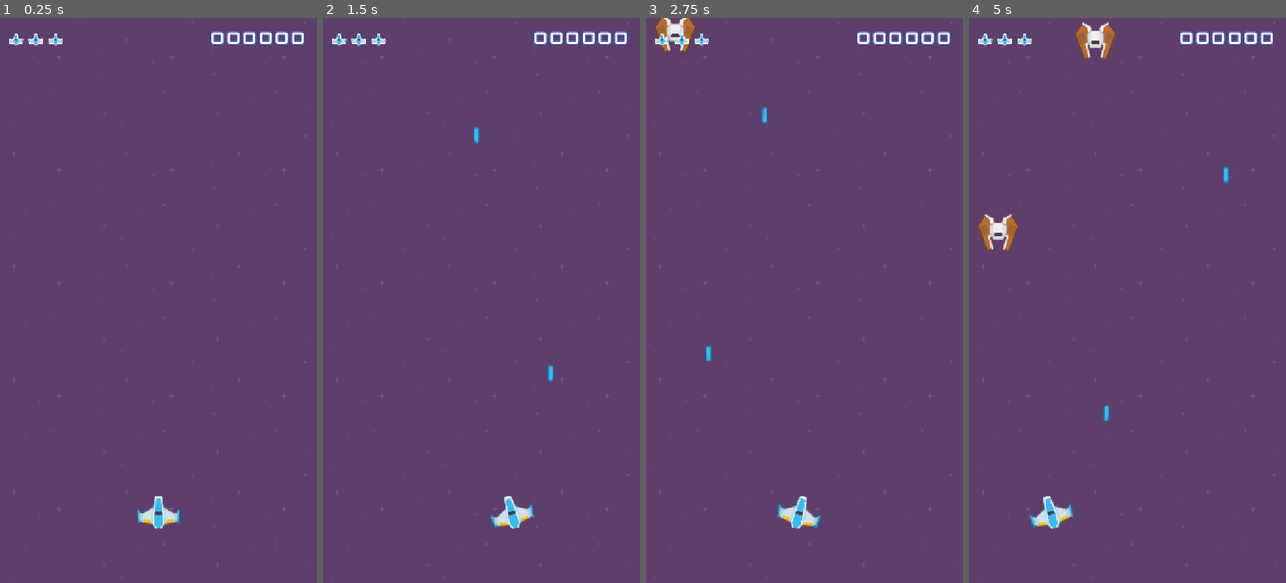
Above: before the commit, frames 1-4 (left to right).
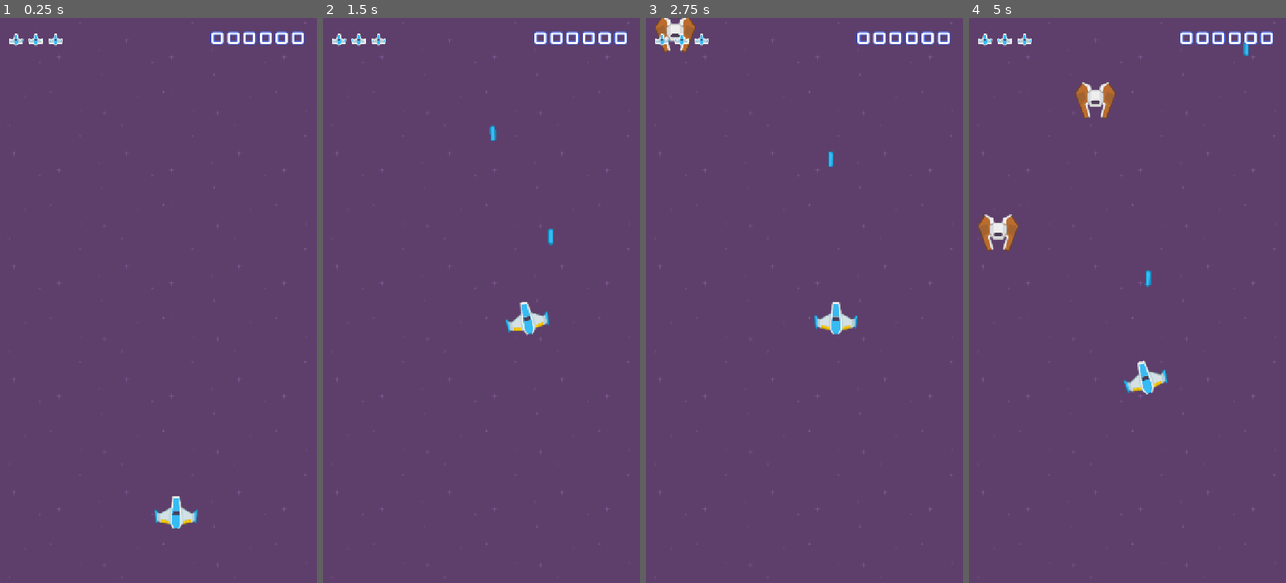
Above: after the commit, the same moments.

Repository: alexdesso74-source/TD1_Godot
Game: Godot game, scene res://Scenes/main.tscn
Same seed, same stepped clock (60 frames per second), same inputs: the game is played once before the commit and once after it.
Inputs (mouse positions are in pixels of both pictures, inside the frame that each line leads up to):
- Up to frame 1 (0.25 s): no input
- Up to frame 2 (1.5 s): tap Enter at 0.5 s; move the mouse to (551, 272) at 0.52 s; press the mouse at (551, 272) at 0.53 s; hold Right (move_right) 0.53-1.28 s; move the mouse to (418, 328) at 1.27 s; release the mouse at (418, 328) at 1.28 s; hold Left (move_left) from 1.28 s (still down); click (418, 328) at 1.35 s
- Up to frame 3 (2.75 s): move the mouse to (836, 176) at 2.02 s; release Left (move_left) at 2.03 s; press the mouse at (836, 176) at 2.03 s; hold Right (move_right) from 2.03 s (still down)
- Up to frame 4 (5 s): move the mouse to (1111, 413) at 2.77 s; release the mouse at (1111, 413) at 2.78 s; click (1111, 413) at 2.85 s; move the mouse to (1222, 385) at 3.52 s; release Right (move_right) at 3.53 s; press the mouse at (1222, 385) at 3.53 s; hold Left (move_left) from 3.53 s (still down); move the mouse to (1032, 215) at 4.27 s; release the mouse at (1032, 215) at 4.28 s; click (1032, 215) at 4.35 s

The runs differ from the first frame. In frame 1, 0.6% of the frame differs, in the area x 43-63%, y 84-91%; in frame 2, 1.0%; in frame 3, 1.0%; in frame 4, 2.0%, in the area x 18-89%, y 0-91%.

Commit message:
Player.gd

Diff:
--- a/Scripts/player.gd
+++ b/Scripts/player.gd
@@ -1,46 +1,54 @@
 class_name Player
-
 extends Area2D
-
-@export var speed: float = 600.0
-@export var acceleration: float = 4000.0
-@export var max_tilt_degrees: float = 15.0
-@export var x_limit: float = 320.0
-@export var max_life: int = 3
-
-var velocity: Vector2 = Vector2.ZERO
-var life: int
 
 @onready var sprite: Sprite2D = $Sprite2D
 
+
+@export var speed: float = 600.0
+@export var x_limit: float = 340.0
+@export var y_limit: float = 620.0
+@export var acceleration: float = 3000
+@export var max_rotation: float = 15.0
+@export var health: int = 3
+
+var velocity: Vector2 = Vector2.ZERO
+
 func _ready() -> void:
-	life = max_life
+	pass # une fois, quand le nœud apparaît
 
-# --- 1.2 : déplacement. Le Player a une collision, donc on le bouge dans _physics_process
+func _process(delta: float) -> void:
+	pass
+
+
 func _physics_process(delta: float) -> void:
 	var target_velocity: Vector2 = read_direction() * speed
-	# Juice : accélération et freinage progressifs, le vaisseau a du poids
+
 	velocity = velocity.move_toward(target_velocity, acceleration * delta)
-	position += velocity * delta
-	position.x = clamp(position.x, -x_limit, x_limit)
-	# Juice : le vaisseau s'incline dans le sens du mouvement
-	sprite.rotation = deg_to_rad(max_tilt_degrees) * velocity.x / speed
+	position += velocity  * delta
+	position.x = clamp(position.x,40,x_limit*2)
+	position.y = clamp(position.y,40,y_limit*2)
+	sprite.rotation = deg_to_rad(max_rotation) * (velocity.x / speed)
 
 func read_direction() -> Vector2:
-	var direction: Vector2 = Vector2.ZERO
+	var direction : Vector2 = Vector2.ZERO
 	direction.x = Input.get_axis("move_left", "move_right")
-	# Au doigt (ou à la souris) : on rejoint la position X du doigt, en ralentissant à l'approche
+	direction.y= Input.get_axis("move_up", "move_down")
+
 	if Input.is_action_pressed("touch"):
-		var distance_to_finger: float = get_global_mouse_position().x - global_position.x
-		direction.x = clamp(distance_to_finger / 60.0, -1.0, 1.0)
+		var xDestination: float = get_global_mouse_position().x
+		var yDestination: float = get_global_mouse_position().y
+		var xDistance_to_finger : float = xDestination - position.x
+		var yDistance_to_finger : float = yDestination - position.y
+		direction.x = clamp(xDistance_to_finger/60, -1,1)
+		direction.y = clamp(yDistance_to_finger/60, -1,1)
+
+
 	return direction
 
-# --- 1.4 : dégâts (appelé par les ennemis)
-func take_damage(amount: int) -> void:
-	if life <= 0:
-		return
 
-	life -= amount
-	GameManager.player_life_changed.emit(life)  # 1.5
-	if life <= 0:
-		GameManager.trigger_game_over()          # 1.5
+func take_damage(amount: int) ->void:
+	health -= amount
+	GameManager.player_life_changed.emit(health)
+	if health <= 0:
+
+		GameManager.trigger_game_over()
